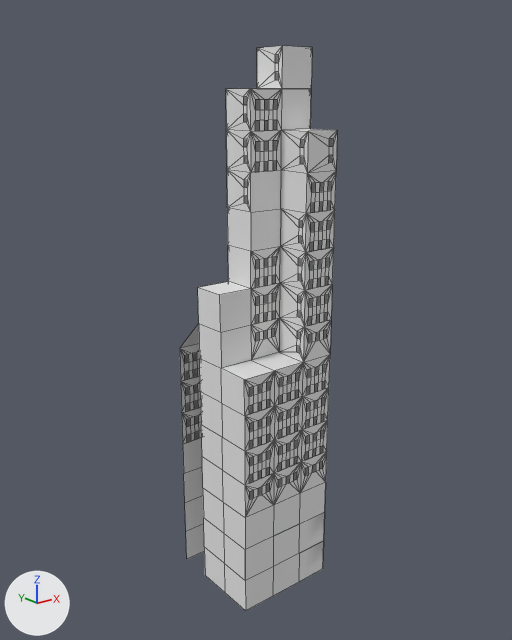
Before and after pictures for a commit that changed the FBX model Flappy/Assets/_Game/Mesh/SkyScraperModule04.fbx.
Before and after are seen from a 50 mm lens placed at (-23.78, -25.93, 6.78), pointed at (-12.02, -11.24, 0.9). Every picture has the same lights, and +X, +Y and +Z are marked at lower left. Mesh edges are drawn as thin lines. Where no turn or scale is listed for an object, it has been applied to the vertices. Vertices at the same position are counted once.

The scene before the commit, as lines of its bpy script (objects in view):
```python
me_plane_310 = bpy.data.meshes.new('Plane.310')
me_plane_310.from_pydata(...)  # 1421 vertices, 1415 faces; spans x -1.9..1.1, y -1.1..1.9, z -7.9..7.1
# faces by material slot: [1126, 289]
me_plane_310.materials.append(mat_walls)  # white #e7e7e7
me_plane_310.materials.append(mat_glass)  # grey #797979
ob_skyscraper_004 = bpy.data.objects.new('Skyscraper.004', me_plane_310)
ob_skyscraper_004.location = (-11.73, -11.6, 0.94)
```
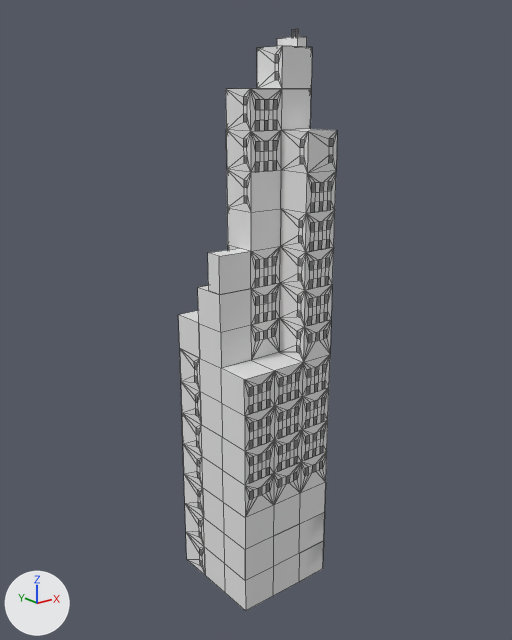
Where the change shows, as pixel boxes (x1, y1, x2, y2) in the pictures (512 x 640 px):
'Skyscraper.004', reshaped
    before: (180, 46, 337, 611)
    after: (178, 29, 337, 611)
part 1 of me_plane_310, added
    after: (186, 532, 205, 575)
part 2 of me_plane_310, added
    after: (183, 444, 204, 546)
part 3 of me_plane_310, added
    after: (277, 36, 307, 47)
part 4 of me_plane_310, built on
    before: (180, 323, 223, 470)
    after: (178, 248, 251, 470)

The change in detail:
me_plane_310 is used by ob_skyscraper_004; location (-11.73, -11.6, 0.94).
me_plane_310 had 1421 vertices, 1415 faces and spanned x -1.9..1.1, y -1.1..1.9, z -7.9..7.1.
me_plane_310 now has 1712 vertices, 1656 faces and spans x -1.9..1.1, y -1.1..1.9, z -7.9..7.5.
me_plane_310 part 1: the loose piece of 12 vertices spanning x -0.9..0.1, y 0.9, z 0.1..1.1 is copied, and the copy is turned 90 degrees about the z axis through its middle, then moved by (-1.5, 0.5, -8.0); it spans x -1.9, y 0.9..1.9, z -7.9..-6.9.
me_plane_310 part 2: a new loose piece of 32 vertices spanning x -1.9, y 0.9..1.9, z -6.9..-3.9.
me_plane_310 part 3: a new loose piece of 14 vertices spanning x 0.1..1.1, y -0.1..0.9, z 7.1..7.3, in mat_walls (white #e7e7e7).
Part 4, on me_plane_310:
19 faces are deleted.
50 vertices are added at x -1.9..1.1, y -0.1..1.9, z -7.9..1.1.
6 new vertices lie (0.0, 1.0, 0.0) away from vertices in x -1.9..0.1, y -0.1..0.9, z -2.9..0.1.
6 new vertices lie (0.0, 0.0, 1.0) away from vertices in x -1.9..-0.9, y 0.9..1.9, z -2.9..-0.9.
11 new vertices lie (0.0, 0.0, 1.0) away from vertices in x -1.9..1.1, y -0.1..1.9, z -7.9..1.1.
69 new faces join them, mat_walls (white #e7e7e7).
8 new faces join them, mat_glass (grey #797979).
